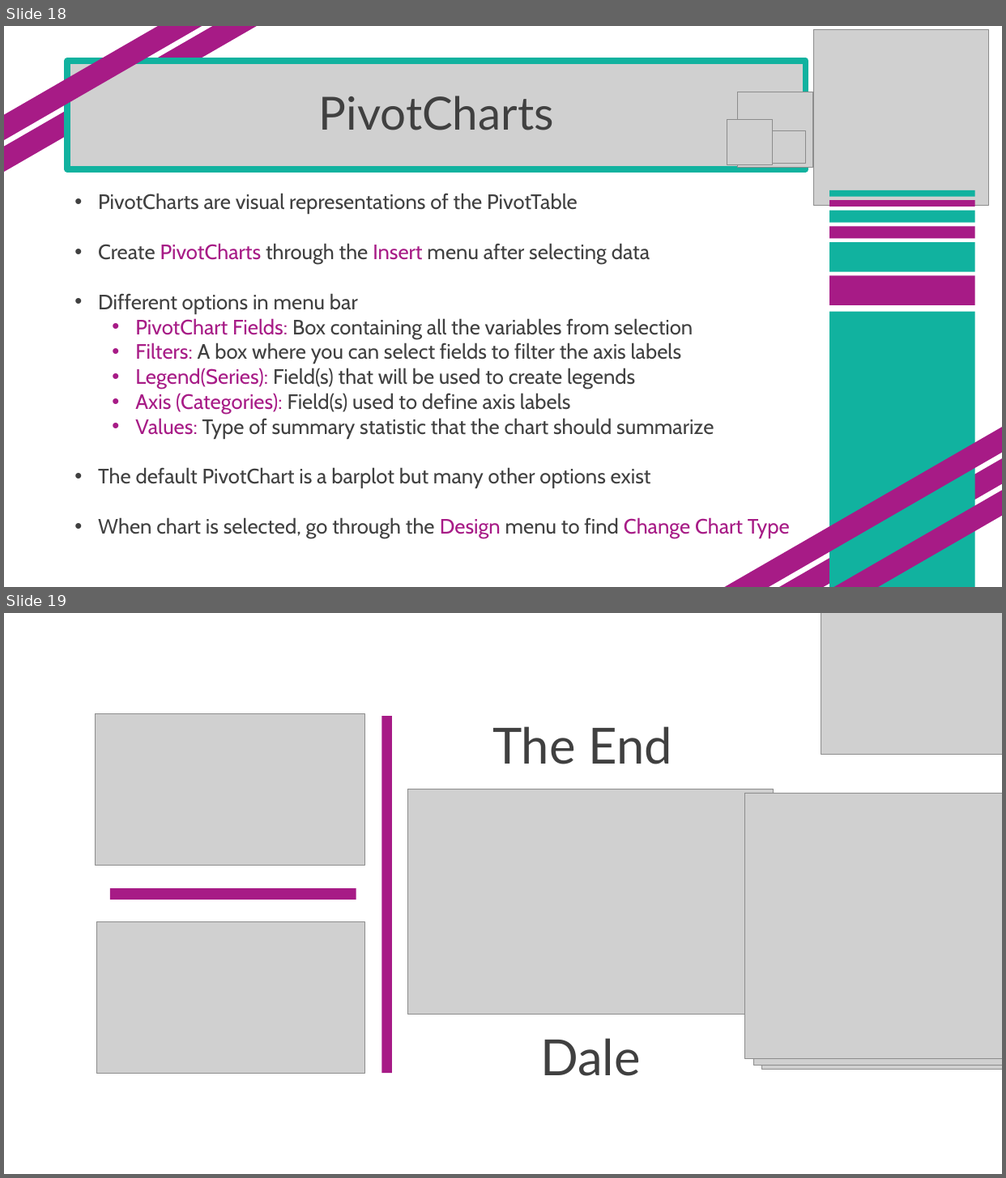
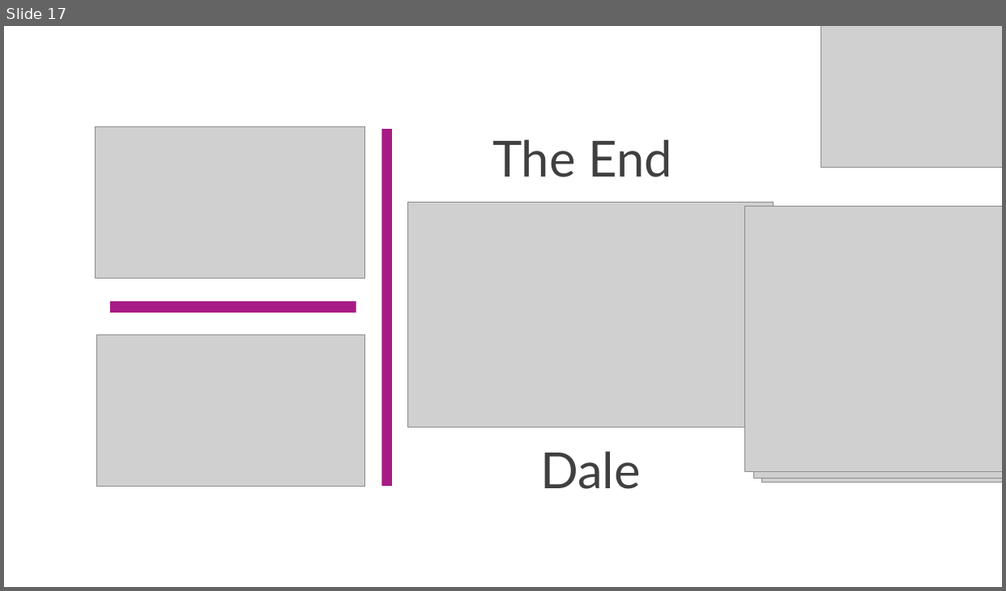
Before and after one commit to SuperMarioGiacomazzo/STOR305_WEBSITE, a slide deck: Lectures/Lecture 26/Lecture 26.pptx. Shown one above the other, each under a label of ours: slides 18 and 19 before the commit, slide 17 after it. The pictures are 1006x1178 and 1006x591 pixels, drawn with LibreOffice and Linux fonts; fonts in the diff are those of the drawing; grey boxes stand for pictures. Boxes give left, top, right and bottom in pixels: in the first picture for what was removed or moved away, otherwise in the second. Text is boxed around its words. In the diff, an @@ line names an element or a change of style, - is before the commit and + after.

```diff
--- a/Lectures/Lecture 26/Lecture 26.pptx
+++ b/Lectures/Lecture 26/Lecture 26.pptx
@@ slide 18 removed at (4,26,1002,587), background #FFFFFF @@
@@ rectangle removed at (4,26,268,184) @@
@@ rectangle removed at (4,26,253,160) @@
@@ picture removed at (813,30,988,205) @@
@@ picture removed at (68,62,806,169) @@
@@ title removed at (68,61,806,169) @@
-PivotCharts
@@ picture removed at (738,92,812,168) @@
@@ picture removed at (727,120,772,165) @@
@@ picture removed at (773,130,806,164) @@
@@ text removed at (98,193,790,539) @@
-• PivotCharts are visual representations of the PivotTable
-• Create PivotCharts through the Insert menu after selecting data
-• Different options in menu bar
-  • PivotChart Fields: Box containing all the variables from selection
-  • Filters: A box where you can select fields to filter the axis labels
-  • Legend(Series): Field(s) that will be used to create legends
-  • Axis (Categories): Field(s) used to define axis labels
-  • Values: Type of summary statistic that the chart should summarize
-• The default PivotChart is a barplot but many other options exist
-• When chart is selected, go through the Design menu to find Change Chart Type
@@ rectangle removed at (829,190,975,197) @@
@@ rectangle removed at (829,200,975,207) @@
@@ rectangle removed at (829,210,975,222) @@
@@ rectangle removed at (829,227,975,238) @@
@@ rectangle removed at (829,242,975,272) @@
@@ rectangle removed at (829,276,975,306) @@
@@ rectangle removed at (829,312,975,587) @@
@@ rectangle removed at (701,408,1002,587) @@
@@ rectangle removed at (765,431,1002,587) @@
@@ rectangle removed at (778,455,1002,587) @@
@@ what was slide 19 is now slide 17 @@
```
Also in this commit, not shown: 15 slides added, 16 other slides removed, 59 other files.
